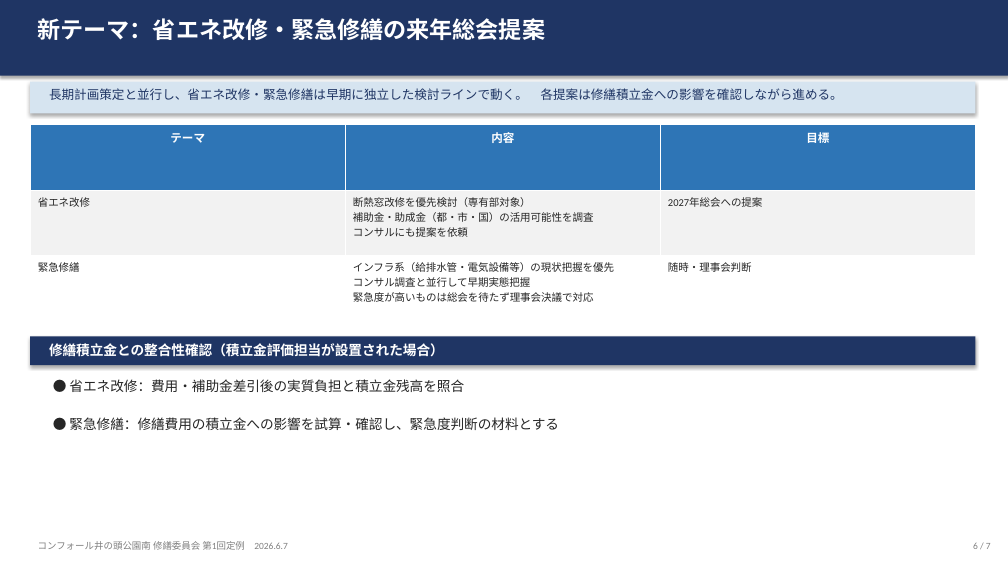
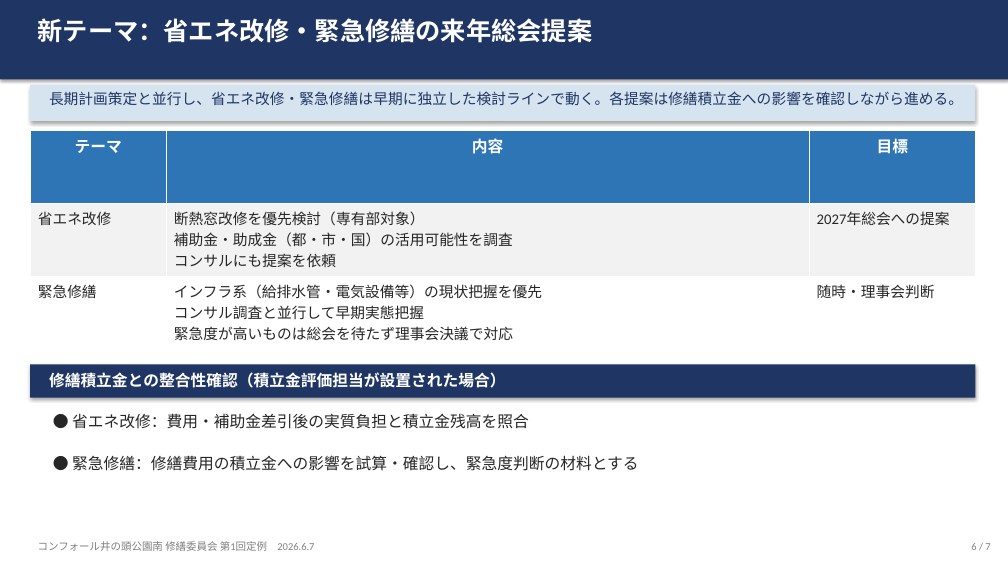
Before and after one commit to isikawa1430-hub/Ryuichi_Ishikawa_Private, a slide deck: slide 6 of notes/mansion/修繕委員会_第1回定例_キックオフ.pptx. Drawn at 1008x567 pixels with LibreOffice and Linux fonts; fonts in the diff are those of the drawing. Boxes give left, top, right and bottom in pixels: in the first picture for what was removed or moved away, otherwise in the second. Text is boxed around its words. In the diff, an @@ line names an element or a change of style, - is before the commit and + after.

```diff
--- a/notes/mansion/修繕委員会_第1回定例_キックオフ.pptx
+++ b/notes/mansion/修繕委員会_第1回定例_キックオフ.pptx
@@ text "新テーマ：省エネ改修・緊急修繕の来年総会提案" at (38, 18, 593, 43): size 22 to 24 pt @@
@@ rectangle: place and size @@
-rectangle at (30, 82, 975, 113)
+rectangle at (30, 85, 975, 121)
@@ text at (49, 91, 963, 105): text changed; size 12 to 14 pt @@
-長期計画策定と並行し、省エネ改修・緊急修繕は早期に独立した検討ラインで動く。 各提案は修繕積立金への影響を確認しながら進める。
+長期計画策定と並行し、省エネ改修・緊急修繕は早期に独立した検討ラインで動く。各提案は修繕積立金への影響を確認しながら進める。
@@ table at (30, 130, 975, 349) @@
@@ size 11 to 15 pt in "テーマ", "内容", "目標" @@
@@ size 10 to 14 pt @@
@@ table: place and size @@
-table at (30, 125, 976, 321)
+table at (30, 130, 975, 349)
@@ rectangle: place and size @@
-rectangle at (30, 337, 975, 365)
+rectangle at (30, 364, 975, 398)
@@ text "修繕積立金との整合性確認（積立金評価担当が設置された場合）": place and size @@
-text "修繕積立金との整合性確認（積立金評価担当が設置された場合）" at (49, 343, 444, 357)
+text "修繕積立金との整合性確認（積立金評価担当が設置された場合）" at (49, 372, 506, 388)
@@ text "● 省エネ改修：費用・補助金差引後の実質負担と積立金残高を照合": place and size @@
-text "● 省エネ改修：費用・補助金差引後の実質負担と積立金残高を照合" at (69, 379, 464, 392)
+text "● 省エネ改修：費用・補助金差引後の実質負担と積立金残高を照合" at (72, 413, 529, 429)
@@ size 13 to 15 pt in 3 elements at (49, 372, 506, 388), (72, 413, 529, 429), (72, 455, 639, 471) @@
@@ text "● 緊急修繕：修繕費用の積立金への影響を試算・確認し、緊急度判断の材料とする": place and size @@
-text "● 緊急修繕：修繕費用の積立金への影響を試算・確認し、緊急度判断の材料とする" at (69, 417, 559, 430)
+text "● 緊急修繕：修繕費用の積立金への影響を試算・確認し、緊急度判断の材料とする" at (72, 455, 639, 471)
@@ text "コンフォール井の頭公園南 修繕委員会 第1回定例 2026.6.7" at (38, 541, 314, 551): size 9 to 10 pt @@
@@ text "6 / 7" at (971, 543, 990, 550): size 9 to 10 pt @@
```
Also in this commit, not shown: 6 other slides changed, 1 other file.
